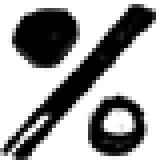
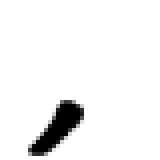
Two versions of the same layered image (160 x 160). Layer-by-layer changes:
showed "Layer 37" over [left=28, top=100, right=84, bottom=156]
hid "Layer 35" over [left=0, top=4, right=156, bottom=160]
